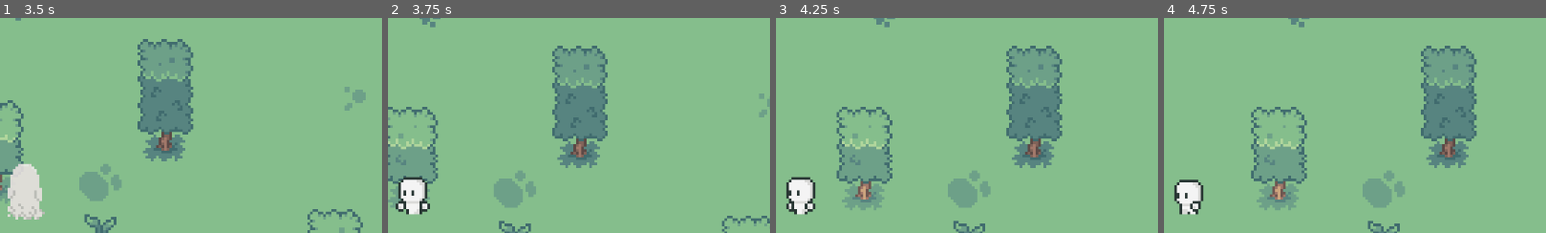
Above: before the commit, frames 1-4 (left to right).
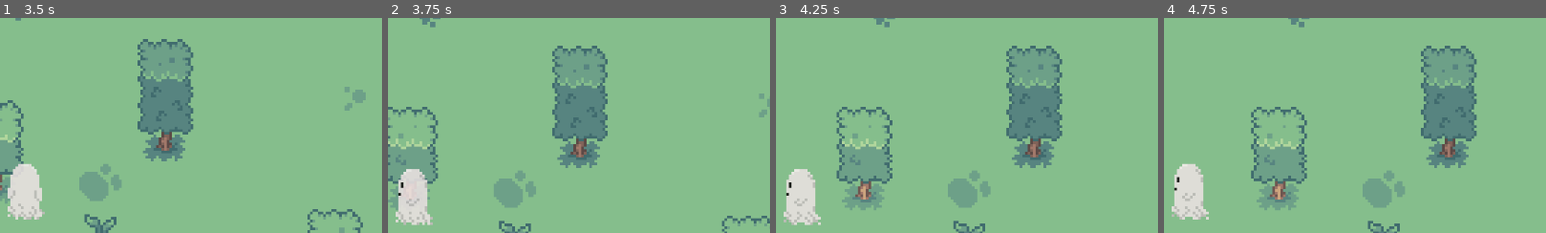
Above: after the commit, the same moments.

Repository: coryo12345/simple-godot-intro
Game: Godot game, scene res://scenes/MainMenu/main_menu.tscn
Same seed, same stepped clock (60 frames per second), same inputs: the game is played once before the commit and once after it.
Inputs (mouse positions are % of the whole screen's width and height, from its top left):
- Up to frame 1 (3.5 s): click (30, 63) at 0.5 s; click "Inv" at 1.25 s; tap Enter at 2 s; move the mouse to (45, 70) at 2.02 s; hold W (move_up) from 2.03 s (still down); tap Space (interact) at 2.1 s; click (45, 70) at 2.17 s; move the mouse to (80, 65) at 2.77 s; tap Shift (sprint) at 2.85 s
- Up to frame 2 (3.75 s): move the mouse to (20, 35) at 3.52 s; release W (move_up) at 3.53 s; hold A (move_left) from 3.53 s (still down); tap Space (interact) at 3.6 s
- Up to frame 3 (4.25 s): keep holding A (move_left)
- Up to frame 4 (4.75 s): keep holding A (move_left); move the mouse to (55, 50) at 4.27 s; tap Shift (sprint) at 4.35 s; click (55, 50) at 4.42 s
The pictures show only the part of the screen within x 47-97%, y 9-59%; the shares and areas given below are measured in that part.

Frame 1 is identical in both runs. In frame 2, 1.8% of the frame differs, in the area x 2-12%, y 70-97%; in frame 3, 1.8%; in frame 4, 1.7%.

Commit message:
sprite_sheet-left

Diff:
--- a/assets/character-animations.tres
+++ b/assets/character-animations.tres
@@ -1,8 +1,6 @@
-[gd_resource type="SpriteFrames" load_steps=34 format=3 uid="uid://bxrfao8fddaa5"]
+[gd_resource type="SpriteFrames" load_steps=26 format=3 uid="uid://bxrfao8fddaa5"]
 
 [ext_resource type="Texture2D" uid="uid://dqy2lagrfmskt" path="res://assets/raw/Ghost/Ghost.png" id="1_4djkk"]
-[ext_resource type="Texture2D" uid="uid://v05mwrmm0x5a" path="res://assets/raw/Character/idle.png" id="1_jkxdd"]
-[ext_resource type="Texture2D" uid="uid://dwlkqvf8g271p" path="res://assets/raw/Character/walk.png" id="2_myy4e"]
 
 [sub_resource type="AtlasTexture" id="AtlasTexture_kjfgf"]
 atlas = ExtResource("1_4djkk")
@@ -12,21 +10,13 @@
 atlas = ExtResource("1_4djkk")
 region = Rect2(48, 0, 24, 24)
 
-[sub_resource type="AtlasTexture" id="AtlasTexture_tiyoh"]
-atlas = ExtResource("1_jkxdd")
-region = Rect2(0, 80, 80, 80)
-
-[sub_resource type="AtlasTexture" id="AtlasTexture_4h7dl"]
-atlas = ExtResource("1_jkxdd")
-region = Rect2(80, 80, 80, 80)
-
-[sub_resource type="AtlasTexture" id="AtlasTexture_e6xdt"]
-atlas = ExtResource("1_jkxdd")
-region = Rect2(160, 80, 80, 80)
-
-[sub_resource type="AtlasTexture" id="AtlasTexture_8t0wb"]
-atlas = ExtResource("1_jkxdd")
-region = Rect2(240, 80, 80, 80)
+[sub_resource type="AtlasTexture" id="AtlasTexture_ki35r"]
+atlas = ExtResource("1_4djkk")
+region = Rect2(0, 72, 24, 24)
+
+[sub_resource type="AtlasTexture" id="AtlasTexture_hfopa"]
+atlas = ExtResource("1_4djkk")
+region = Rect2(48, 72, 24, 24)
 
 [sub_resource type="AtlasTexture" id="AtlasTexture_ts1h2"]
 atlas = ExtResource("1_4djkk")
@@ -60,37 +50,21 @@
 atlas = ExtResource("1_4djkk")
 region = Rect2(72, 0, 24, 24)
 
-[sub_resource type="AtlasTexture" id="AtlasTexture_46l4h"]
-atlas = ExtResource("2_myy4e")
-region = Rect2(0, 80, 80, 80)
-
-[sub_resource type="AtlasTexture" id="AtlasTexture_mv7kg"]
-atlas = ExtResource("2_myy4e")
-region = Rect2(80, 80, 80, 80)
-
-[sub_resource type="AtlasTexture" id="AtlasTexture_v2uj3"]
-atlas = ExtResource("2_myy4e")
-region = Rect2(160, 80, 80, 80)
-
-[sub_resource type="AtlasTexture" id="AtlasTexture_tt0jb"]
-atlas = ExtResource("2_myy4e")
-region = Rect2(240, 80, 80, 80)
-
-[sub_resource type="AtlasTexture" id="AtlasTexture_s8kt3"]
-atlas = ExtResource("2_myy4e")
-region = Rect2(320, 80, 80, 80)
-
-[sub_resource type="AtlasTexture" id="AtlasTexture_7inse"]
-atlas = ExtResource("2_myy4e")
-region = Rect2(400, 80, 80, 80)
-
-[sub_resource type="AtlasTexture" id="AtlasTexture_bprdo"]
-atlas = ExtResource("2_myy4e")
-region = Rect2(480, 80, 80, 80)
-
-[sub_resource type="AtlasTexture" id="AtlasTexture_jqccm"]
-atlas = ExtResource("2_myy4e")
-region = Rect2(560, 80, 80, 80)
+[sub_resource type="AtlasTexture" id="AtlasTexture_wtk1n"]
+atlas = ExtResource("1_4djkk")
+region = Rect2(0, 72, 24, 24)
+
+[sub_resource type="AtlasTexture" id="AtlasTexture_gtby2"]
+atlas = ExtResource("1_4djkk")
+region = Rect2(24, 72, 24, 24)
+
+[sub_resource type="AtlasTexture" id="AtlasTexture_2xrkv"]
+atlas = ExtResource("1_4djkk")
+region = Rect2(48, 72, 24, 24)
+
+[sub_resource type="AtlasTexture" id="AtlasTexture_75dmm"]
+atlas = ExtResource("1_4djkk")
+region = Rect2(72, 72, 24, 24)
 
 [sub_resource type="AtlasTexture" id="AtlasTexture_sc1yu"]
 atlas = ExtResource("1_4djkk")
@@ -139,20 +113,14 @@
 }, {
 "frames": [{
 "duration": 1.0,
-"texture": SubResource("AtlasTexture_tiyoh")
-}, {
-"duration": 1.0,
-"texture": SubResource("AtlasTexture_4h7dl")
-}, {
-"duration": 1.0,
-"texture": SubResource("AtlasTexture_e6xdt")
-}, {
-"duration": 1.0,
-"texture": SubResource("AtlasTexture_8t0wb")
+"texture": SubResource("AtlasTexture_ki35r")
+}, {
+"duration": 1.0,
+"texture": SubResource("AtlasTexture_hfopa")
 }],
 "loop": true,
 "name": &"idle_left",
-"speed": 5.0
+"speed": 1.8
 }, {
 "frames": [{
 "duration": 1.0,
@@ -195,32 +163,20 @@
 }, {
 "frames": [{
 "duration": 1.0,
-"texture": SubResource("AtlasTexture_46l4h")
-}, {
-"duration": 1.0,
-"texture": SubResource("AtlasTexture_mv7kg")
-}, {
-"duration": 1.0,
-"texture": SubResource("AtlasTexture_v2uj3")
-}, {
-"duration": 1.0,
-"texture": SubResource("AtlasTexture_tt0jb")
-}, {
-"duration": 1.0,
-"texture": SubResource("AtlasTexture_s8kt3")
-}, {
-"duration": 1.0,
-"texture": SubResource("AtlasTexture_7inse")
-}, {
-"duration": 1.0,
-"texture": SubResource("AtlasTexture_bprdo")
-}, {
-"duration": 1.0,
-"texture": SubResource("AtlasTexture_jqccm")
+"texture": SubResource("AtlasTexture_wtk1n")
+}, {
+"duration": 1.0,
+"texture": SubResource("AtlasTexture_gtby2")
+}, {
+"duration": 1.0,
+"texture": SubResource("AtlasTexture_2xrkv")
+}, {
+"duration": 1.0,
+"texture": SubResource("AtlasTexture_75dmm")
 }],
 "loop": true,
 "name": &"walk_left",
-"speed": 5.0
+"speed": 2.5
 }, {
 "frames": [{
 "duration": 1.0,
Binary file changed: assets/raw/Ghost/Ghost.png
